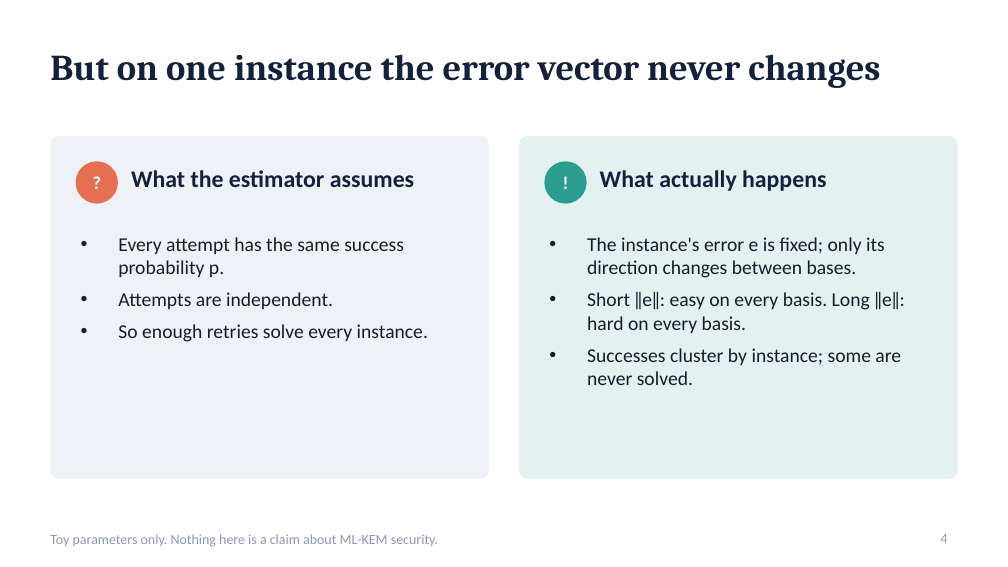
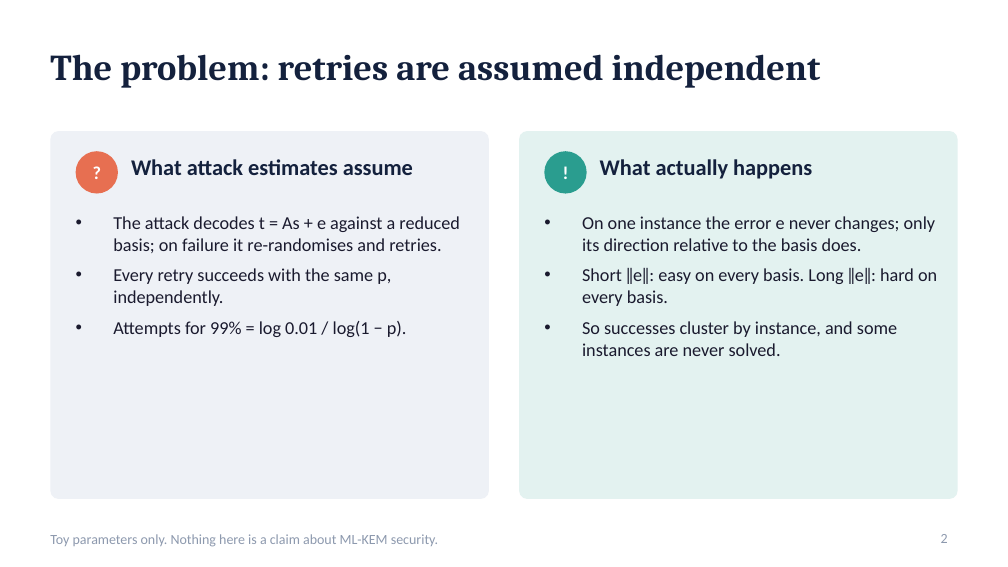
Before and after one commit to sudu787/crypto_project, a slide deck: slide 2 of Retry_study_deck.pptx (slide 4 before the commit). Drawn at 1008x567 pixels with LibreOffice and Linux fonts; fonts in the diff are those of the drawing. Boxes give left, top, right and bottom in pixels: in the first picture for what was removed or moved away, otherwise in the second. Text is boxed around its words. In the diff, an @@ line names an element or a change of style, - is before the commit and + after.

Commit message:
10-slide deck with contributions, outcomes and references; fix R10 numbers
- Retry_study_deck.pptx / make_deck.js: rebuilt as 10 slides, adding an
  explicit contributions slide, an outcomes table across all settings and a
  references slide with years.
- Retry_study_summary.md: the R10 Babai never-solved figures were reversed;
  now 64.3% measured, 65.2% exact law, 61.8% independent (per the log).

```diff
--- a/Retry_study_deck.pptx
+++ b/Retry_study_deck.pptx
@@ title at [50, 54, 821, 88]: text changed @@
-But on one instance the error vector never changes
+The problem: retries are assumed independent
@@ rounded rectangle: place and size @@
-rounded rectangle at [50, 136, 489, 479]
+rounded rectangle at [50, 131, 489, 499]
@@ rounded rectangle at [50, 131, 489, 499]: proportions changed @@
@@ rounded rectangle at [519, 131, 958, 499]: proportions changed @@
@@ rounded rectangle: place and size @@
-rounded rectangle at [519, 136, 958, 479]
+rounded rectangle at [519, 131, 958, 499]
@@ ellipse "?": place and size @@
-ellipse "?" at [76, 161, 118, 204]
+ellipse "?" at [76, 151, 118, 194]
@@ text at [131, 159, 413, 175]: text changed; size 17 to 16 pt @@
-What the estimator assumes
+What attack estimates assume
@@ ellipse "!": place and size @@
-ellipse "!" at [544, 161, 587, 204]
+ellipse "!" at [544, 151, 587, 194]
@@ text "What actually happens": place and size @@
-text "What actually happens" at [600, 170, 826, 191]
+text "What actually happens" at [600, 159, 812, 179]
@@ text "What actually happens" at [600, 159, 812, 179]: size 17 to 16 pt @@
@@ text added at [113, 216, 459, 337], 13 pt, text #1A1A2E @@
+• The attack decodes t = As + e against a reduced basis; on failure it re-randomises and retries.
+• Every retry succeeds with the same p, independently.
+• Attempts for 99% = log 0.01 / log(1 − p).
@@ text removed at [118, 237, 428, 342] @@
-• Every attempt has the same success probability p.
-• Attempts are independent.
-• So enough retries solve every instance.
@@ text "On one instance the error ...": place and size @@
-text "On one instance the error ..." at [587, 237, 905, 385]
+text "On one instance the error ..." at [582, 216, 937, 356]
@@ text at [582, 216, 936, 251]: text changed; size 14 to 13 pt @@
-• The instance's error e is fixed; only its direction changes between bases.
+• On one instance the error e never changes; only its direction relative to the basis does.
@@ text at [582, 268, 937, 306]: size 14 to 13 pt in "Short ‖e‖: easy on every basis. Long ..." @@
@@ text at [582, 321, 897, 356]: text changed; size 14 to 13 pt @@
-• Successes cluster by instance; some are never solved.
+• So successes cluster by instance, and some instances are never solved.
@@ page number at [941, 534, 948, 543]: text changed @@
-4
+2
```
Also in this commit, not shown: 4 other slides changed, 3 slides added, 9 slides removed, 4 other files.
